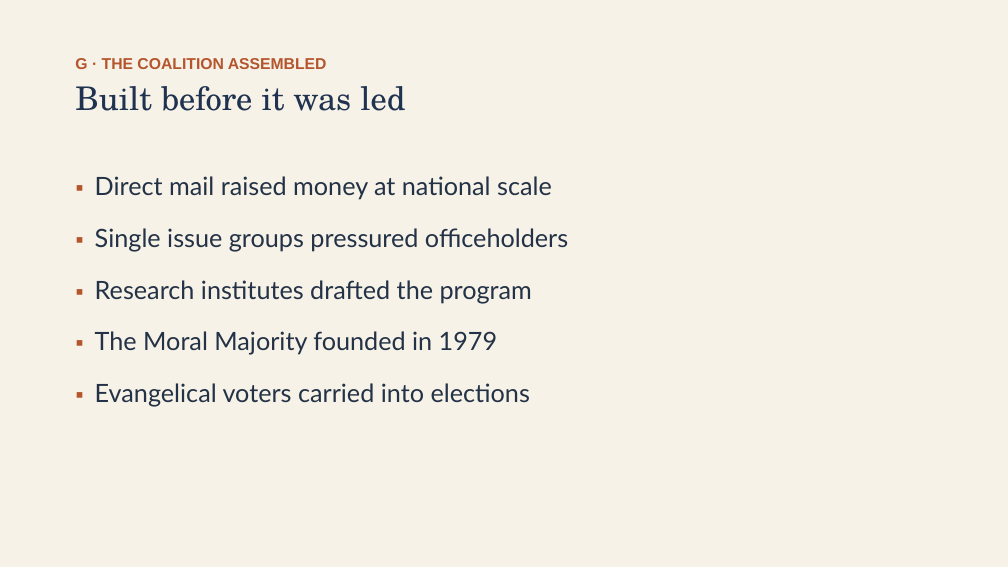
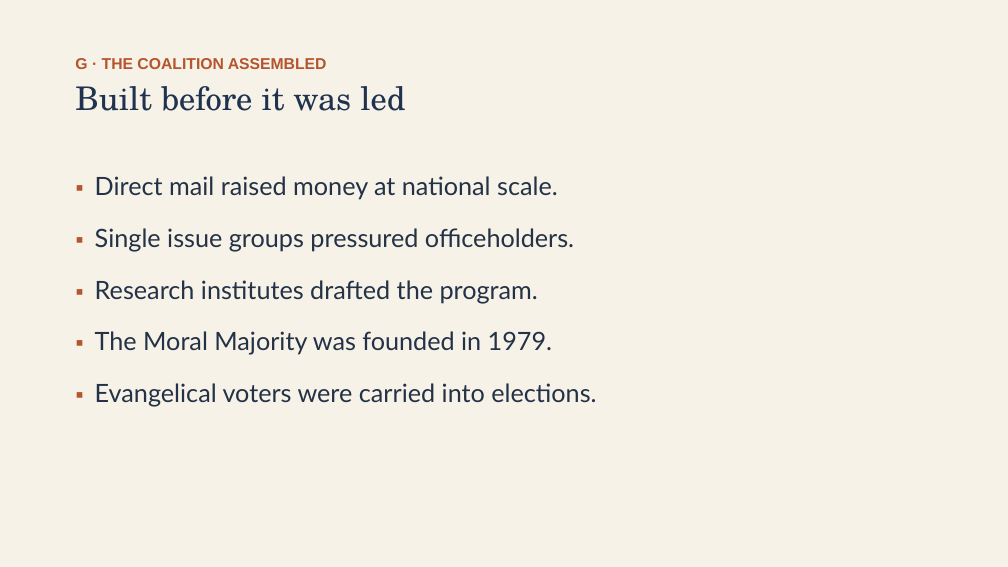
Before and after one commit to ab17gthb/humanities-curriculum-group, a slide deck: slide 21 of modern-america/lesson-01/lesson-01-slides.pptx. Drawn at 1008x567 pixels with LibreOffice and Linux fonts; fonts in the diff are those of the drawing. Boxes give left, top, right and bottom in pixels: in the first picture for what was removed or moved away, otherwise in the second. Text is boxed around its words. In the diff, an @@ line names an element or a change of style, - is before the commit and + after.

```diff
--- a/modern-america/lesson-01/lesson-01-slides.pptx
+++ b/modern-america/lesson-01/lesson-01-slides.pptx
@@ text at [95,176,596,406]: text changed @@
-▪ Direct mail raised money at national scale
-▪ Single issue groups pressured officeholders
-▪ Research institutes drafted the program
-▪ The Moral Majority founded in 1979
-▪ Evangelical voters carried into elections
+▪ Direct mail raised money at national scale.
+▪ Single issue groups pressured officeholders.
+▪ Research institutes drafted the program.
+▪ The Moral Majority was founded in 1979.
+▪ Evangelical voters were carried into elections.
```
Also in this commit, not shown: 8 other slides changed, 6 other files.
